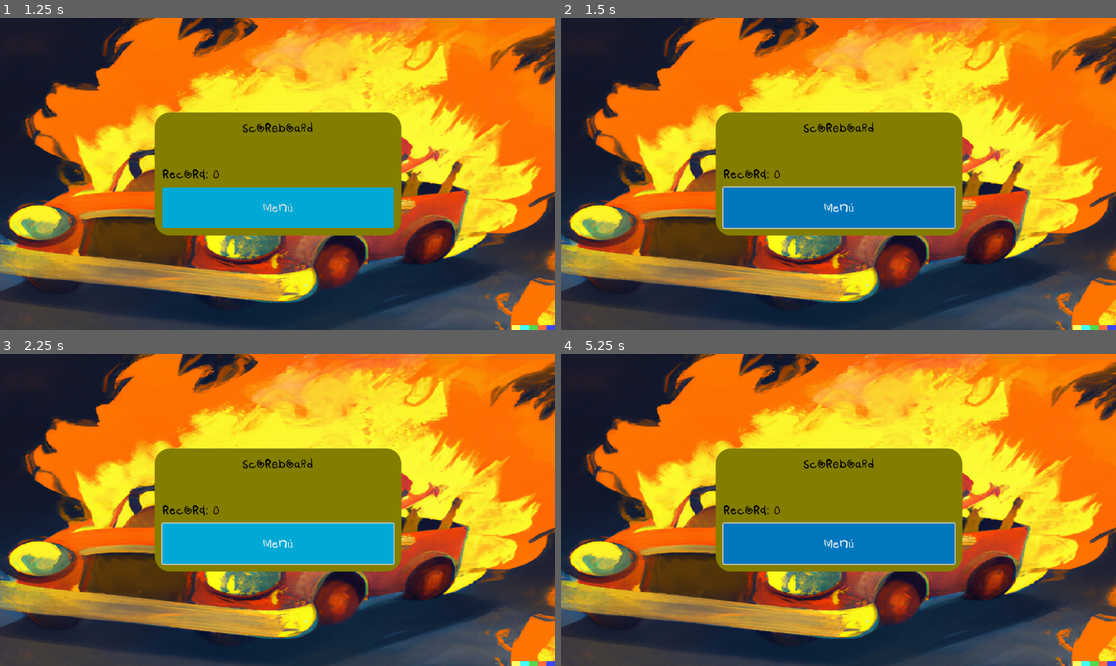
Above: before the commit, frames 1-4 (two rows, left to right).
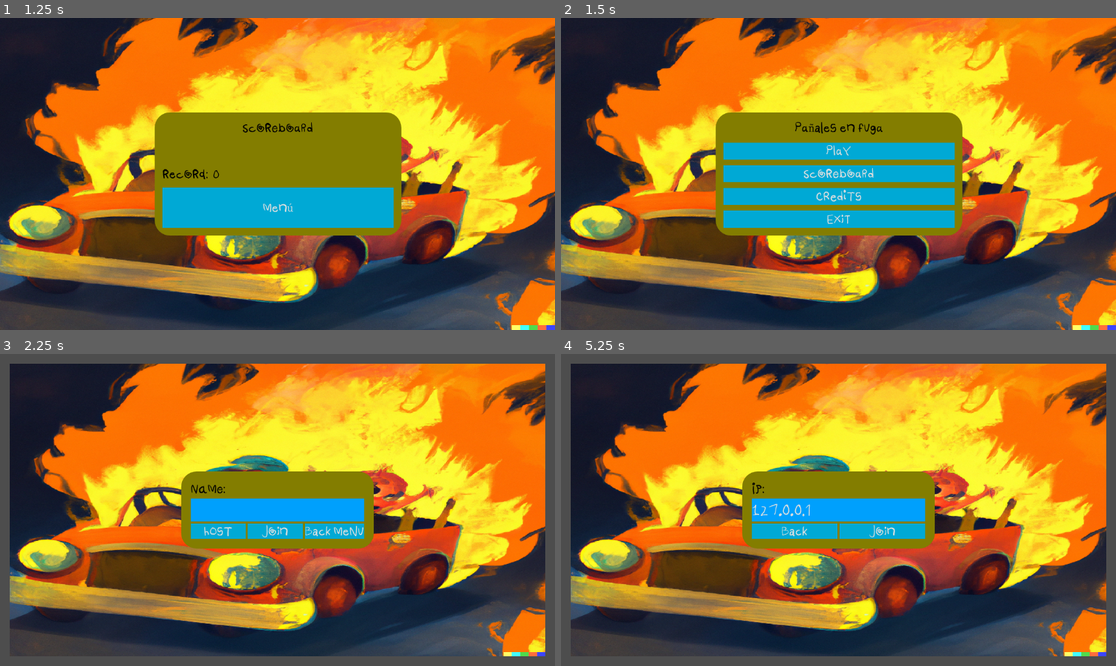
Above: after the commit, the same moments.

Repository: franciscoenriq/Panhales-en-Fuga
Game: Godot game, scene res://scenes/Inicio/main_menu.tscn
Same seed, same stepped clock (60 frames per second), same inputs: the game is played once before the commit and once after it.
Inputs (mouse positions are in pixels of both pictures, inside the frame that each line leads up to):
- Up to frame 1 (1.25 s): click "Scoreboard" at 0.5 s
- Up to frame 2 (1.5 s): click "Menú" at 1.25 s
- Up to frame 3 (2.25 s): click (277, 488) at 2 s, where only the run after the commit has a clickable "Play"
- Up to frame 4 (5.25 s): click (777, 531) at 2.75 s, where only the run after the commit has a clickable "Host"; click "Menú" (after the commit: "Back Menu") at 3.5 s; click (838, 488) at 4.25 s, where only the run after the commit has a clickable "Play"; click (838, 531) at 5 s, where only the run after the commit has a clickable "Join"

Frame 1 is identical in both runs. In frame 2, 11% of the frame differs, in the area x 29-72%, y 33-68%; in frame 3, 46%; in frame 4, 47%, in the area x 0-100%, y 0-100%.
Error before the commit: Parse Error: Identifier "highest_record" not declared in the current scope. (res://scenes/Inicio/scoreboard.gd:26)

Commit message:
Update scoreboard.gd

Diff:
--- a/scenes/Inicio/scoreboard.gd
+++ b/scenes/Inicio/scoreboard.gd
@@ -1,5 +1,7 @@
 extends CanvasLayer
 const SAVEFILE = "user://savefile.save"
+var highest_record = 0
+@onready var record_label = $Main/CenterContainer/PanelContainer/MarginContainer/VBoxContainer/HBoxContainer/record
 
 # Called when the node enters the scene tree for the first time.
 func _ready():
@@ -27,4 +29,4 @@
 		file.close()
 
 func update_record_label():
-	record_label.text = "Record: " + str(highest_record)
+	record_label.text = "Record: " + str(GameController.puntaje)
